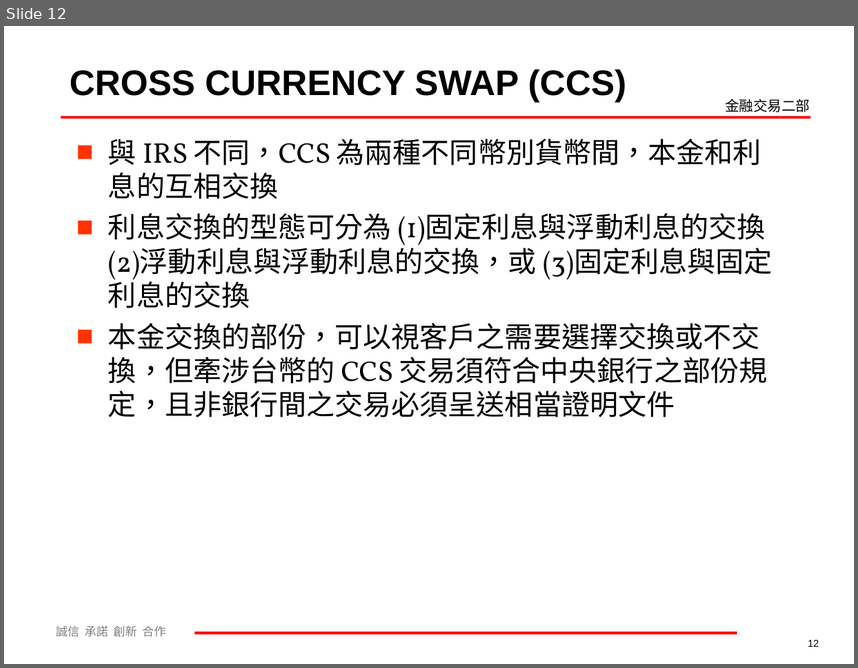
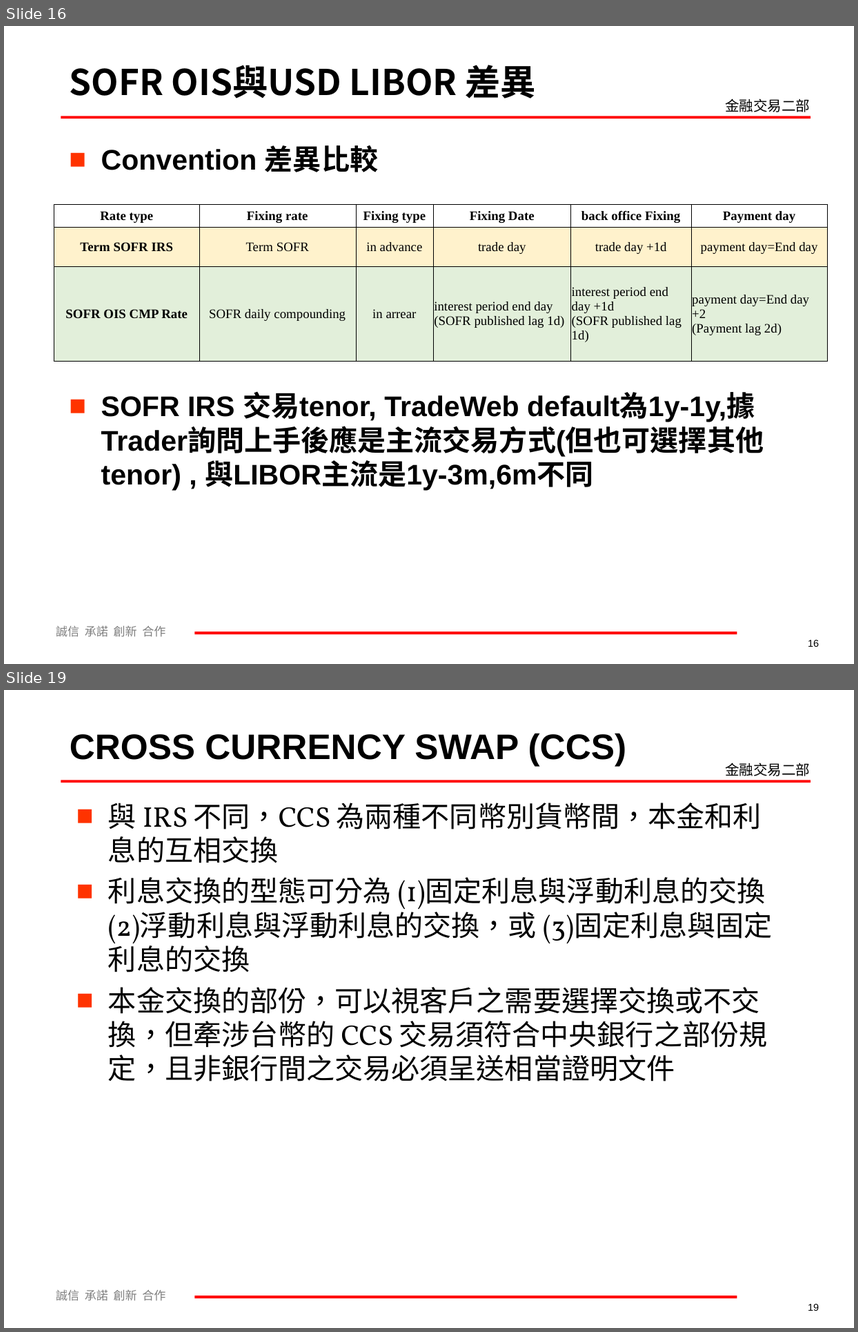
Before and after one commit to mark838308/Mark-Wang, a slide deck: 利率及衍生性商品介紹60分鐘課程.ppt. Shown one above the other, each under a label of ours: slide 12 before the commit, slides 16 and 19 after it; the slides between them are not shown. The pictures are 858x668 and 858x1332 pixels, drawn with LibreOffice and Linux fonts; fonts in the diff are those of the drawing; background and template pictures are left out. Boxes give left, top, right and bottom in pixels: in the first picture for what was removed or moved away, otherwise in the second. Text is boxed around its words. In the diff, an @@ line names an element or a change of style, - is before the commit and + after.

```diff
--- a/利率及衍生性商品介紹60分鐘課程.ppt
+++ b/利率及衍生性商品介紹60分鐘課程.ppt
@@ slide 16 added at <box>4,26,854,664</box>, background #FFFFFF; not listed: 4 template elements that a slide beside it also shows @@
@@ title added at <box>70,65,537,98</box>, 30 pt, text #000000, bold @@
+SOFR OIS與USD LIBOR 差異
@@ text added at <box>101,145,764,490</box>, 24 pt, text #000000, bold @@
+■ Convention 差異比較
+■ SOFR IRS 交易tenor, TradeWeb default為1y-1y,據Trader詢問上手後應是主流交易方式(但也可選擇其他tenor) , 與LIBOR主流是1y-3m,6m不同
@@ table added at <box>54,205,828,359</box>, 3 rows, 6 columns @@
+Rate type | Fixing rate | Fixing type | Fixing Date | back office Fixing | Payment day
+Term SOFR IRS | Term SOFR | in advance | trade day | trade day +1d | payment day=End day
+SOFR OIS CMP Rate | SOFR daily compounding | in arrear | interest period end day (SOFR published lag 1d) | interest period end day +1d (SOFR published lag 1d) | payment day=End day +2 (Payment lag 2d)
@@ page number added at <box>808,639,819,646</box>, 8.4 pt, text #000000 @@
+16
@@ what was slide 12 is now slide 19 @@
@@ page number at <box>808,1303,819,1310</box>: text changed @@
-12
+19
```
Also in this commit, not shown: 6 slides changed, 6 other slides added.
